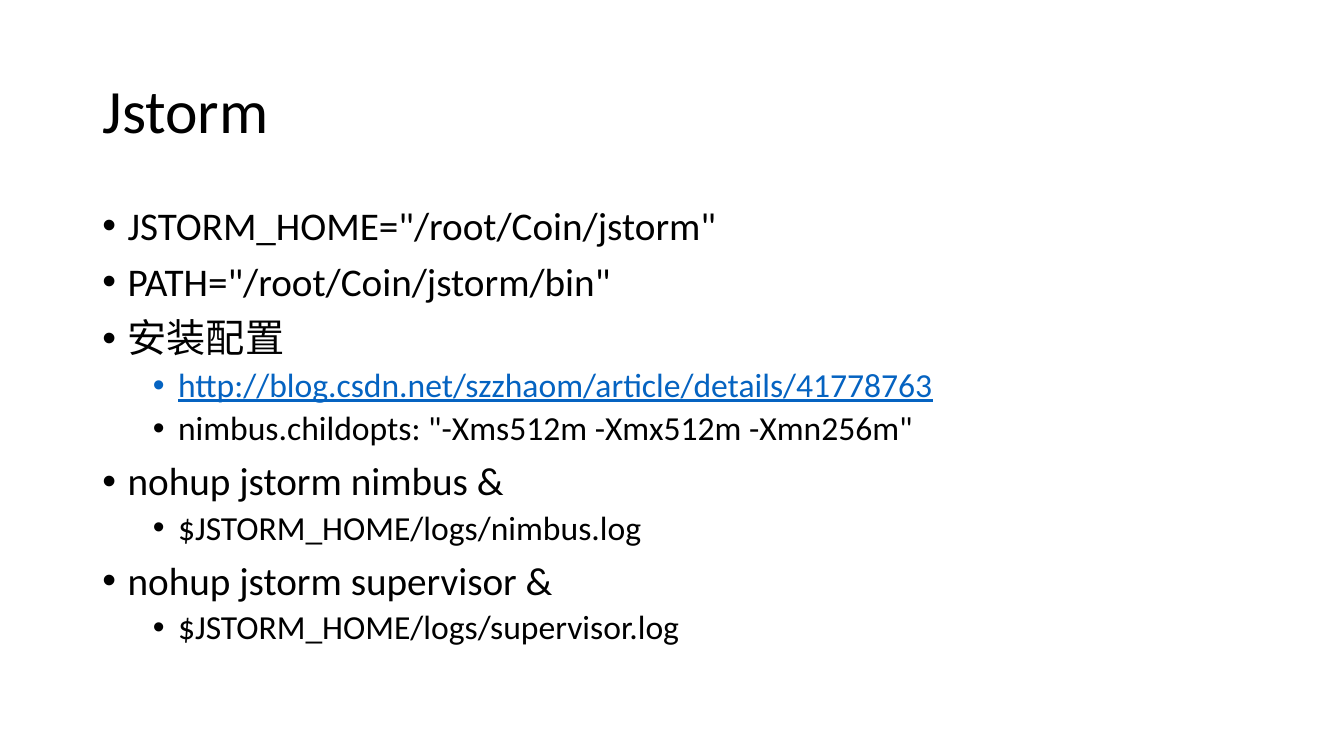
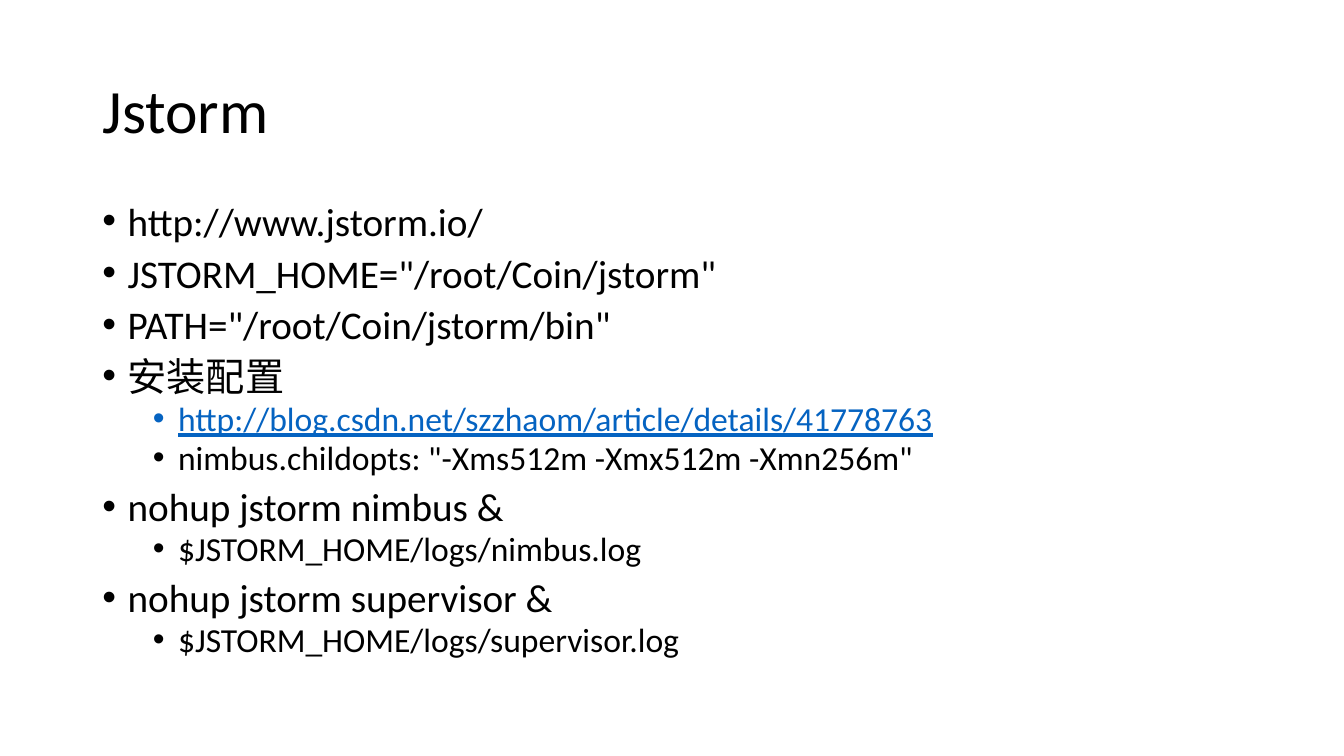
Before and after one commit to csliangdu/ExchangeAgg, a slide deck: slide 14 of doc/Coin.pptx. Drawn at 1344x756 pixels with LibreOffice and Linux fonts; fonts in the diff are those of the drawing. Boxes give left, top, right and bottom in pixels: in the first picture for what was removed or moved away, otherwise in the second. Text is boxed around its words. In the diff, an @@ line names an element or a change of style, - is before the commit and + after.

```diff
--- a/doc/Coin.pptx
+++ b/doc/Coin.pptx
@@ text at <box>128,208,483,243</box>: paragraph added @@
+• http://www.jstorm.io/
@@ text at <box>128,260,932,658</box>: line spacing 0.9 to 0.8 @@
```
Also in this commit, not shown: 7 other slides changed, 1 other file.
